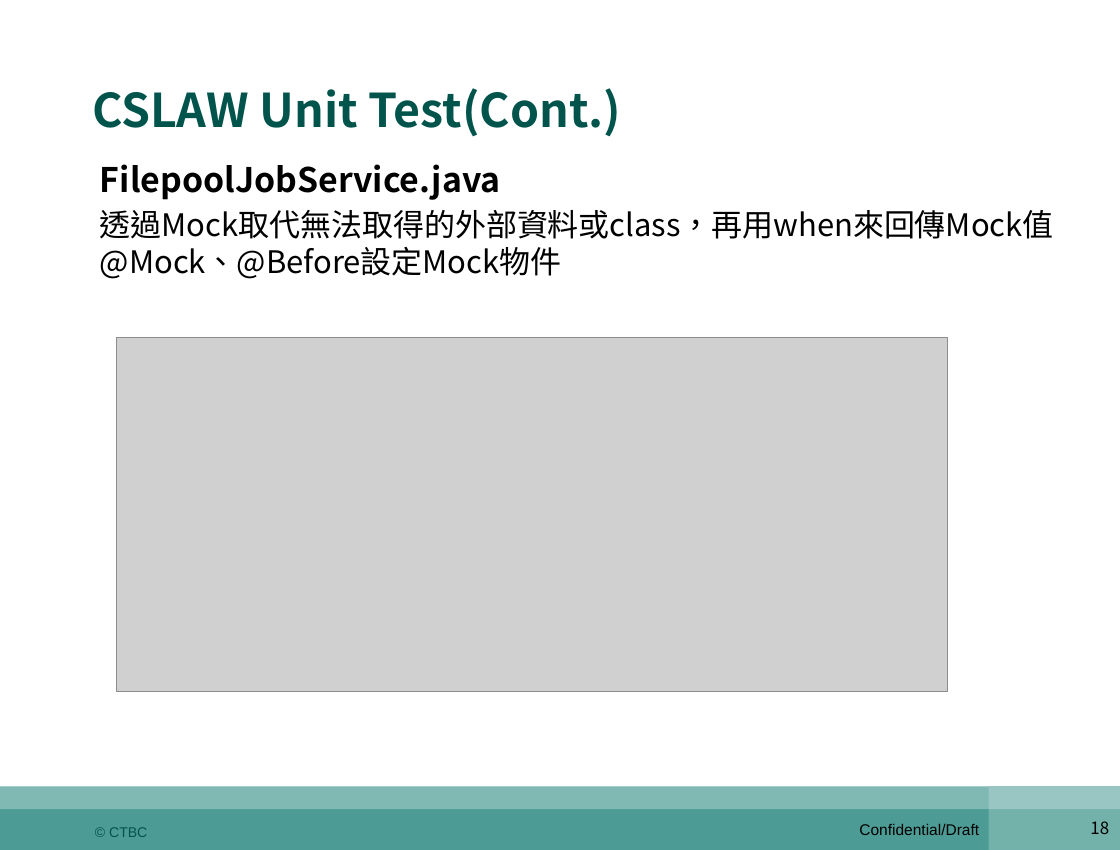
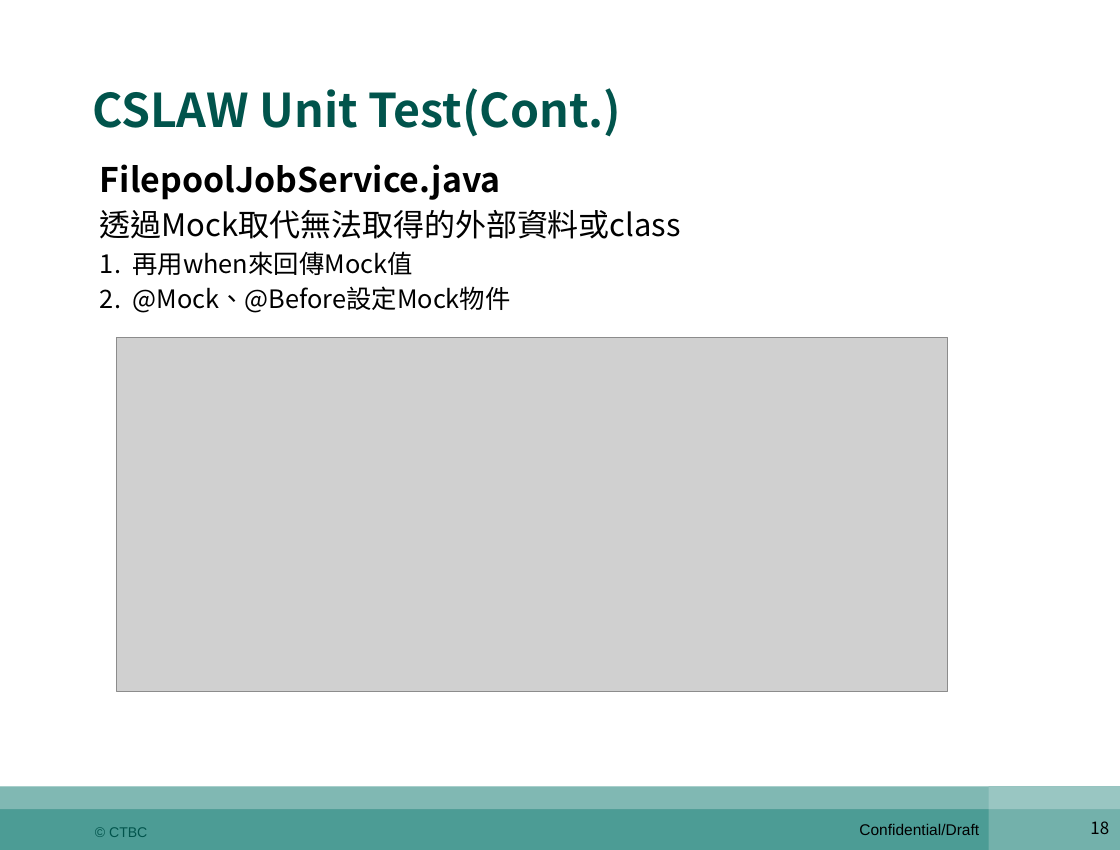
Before and after one commit to shaven105/duh, a slide deck: slide 18 of DevOps期末報告陸冠綸z00045984.pptx. Drawn at 1120x850 pixels with LibreOffice and Linux fonts; fonts in the diff are those of the drawing; grey boxes stand for pictures. Boxes give left, top, right and bottom in pixels: in the first picture for what was removed or moved away, otherwise in the second. Text is boxed around its words. In the diff, an @@ line names an element or a change of style, - is before the commit and + after.

```diff
--- a/DevOps期末報告陸冠綸z00045984.pptx
+++ b/DevOps期末報告陸冠綸z00045984.pptx
@@ text at (x1=100, y1=210, x2=681, y2=313): text changed; size 22 to 18 pt @@
-透過Mock取代無法取得的外部資料或class，再用when來回傳Mock值@Mock、@Before設定Mock物件
+透過Mock取代無法取得的外部資料或class
+1. 再用when來回傳Mock值
+2. @Mock、@Before設定Mock物件
```
Also in this commit, not shown: 10 other slides changed, 2 slides added, 2 other files.
